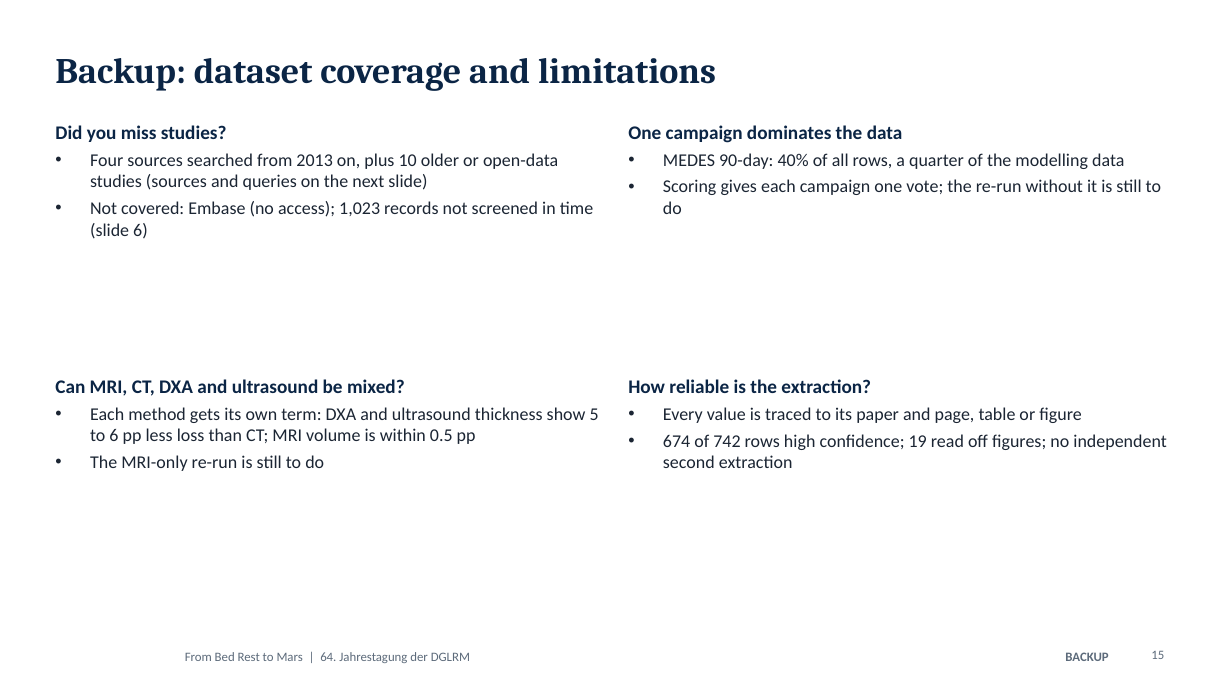
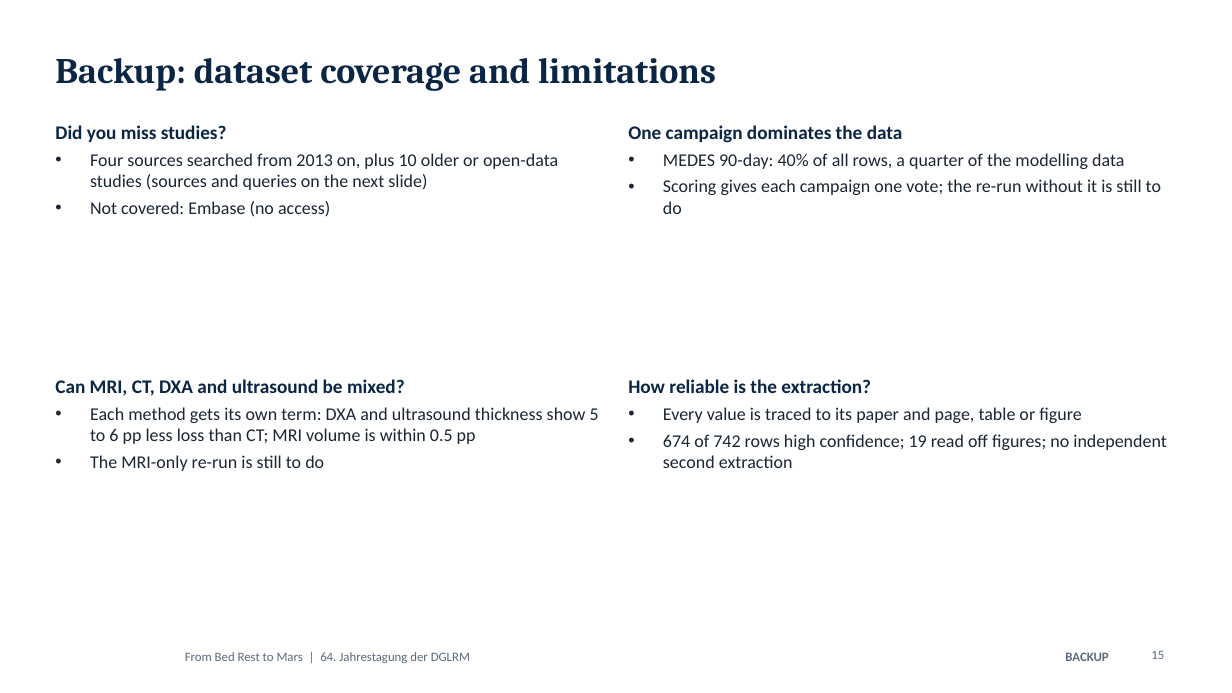
Before and after one commit to MiladBahariQaragoz/BedrestToMars, a slide deck: slide 15 of presentation/bed-rest-to-mars-talk.pptx. Drawn at 1232x693 pixels with LibreOffice and Linux fonts; fonts in the diff are those of the drawing; background and template pictures are left out. Boxes give left, top, right and bottom in pixels: in the first picture for what was removed or moved away, otherwise in the second. Text is boxed around its words. In the diff, an @@ line names an element or a change of style, - is before the commit and + after.

```diff
--- a/presentation/bed-rest-to-mars-talk.pptx
+++ b/presentation/bed-rest-to-mars-talk.pptx
@@ text at box(90, 201, 330, 217): text changed @@
-• Not covered: Embase (no access); 1,023 records not screened in time (slide 6)
+• Not covered: Embase (no access)
```
Also in this commit, not shown: 1 other slide changed, 3 other files.
